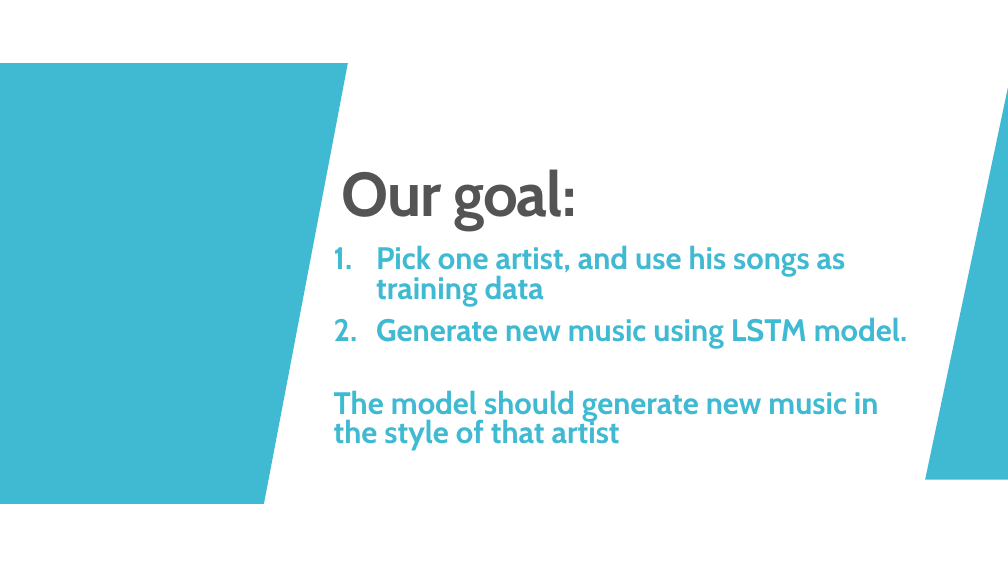
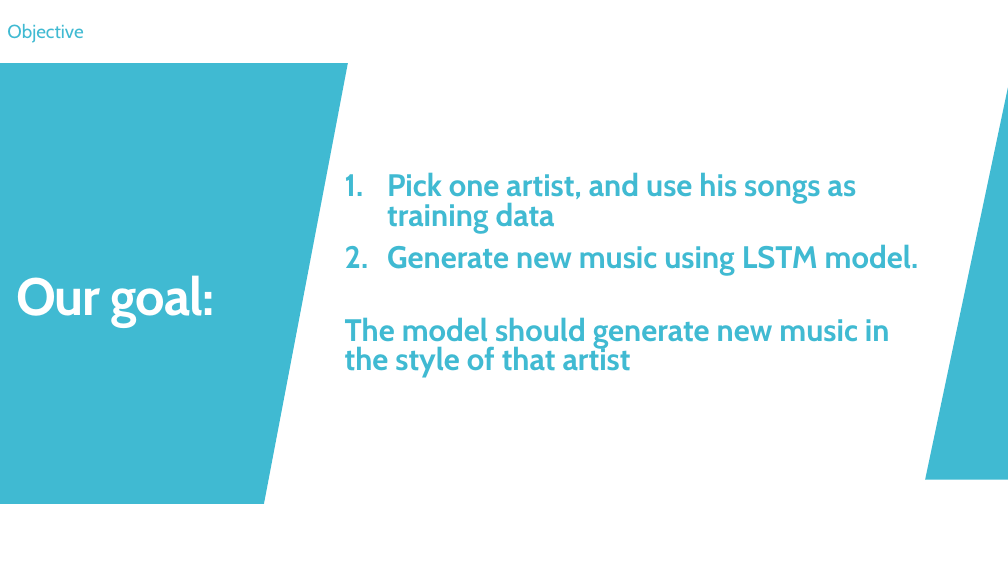
Before and after one commit to mawuliadjei/neuralnetmusicprediction, a slide deck: slide 3 of Generating music with LSTM.pptx. Drawn at 1008x567 pixels with LibreOffice and Linux fonts; fonts in the diff are those of the drawing. Boxes give left, top, right and bottom in pixels: in the first picture for what was removed or moved away, otherwise in the second. Text is boxed around its words. In the diff, an @@ line names an element or a change of style, - is before the commit and + after.

```diff
--- a/Generating music with LSTM.pptx
+++ b/Generating music with LSTM.pptx
@@ text added at box(7, 24, 83, 43), 18 pt, text #40BAD2 @@
+Objective
@@ subtitle "Pick one artist, and use ...": place and size @@
-subtitle "Pick one artist, and use ..." at box(334, 245, 908, 451)
+subtitle "Pick one artist, and use ..." at box(345, 172, 919, 378)
@@ text "Our goal:": place and size @@
-text "Our goal:" at box(341, 169, 576, 229)
+text "Our goal:" at box(16, 275, 215, 327)
@@ text "Our goal:" at box(16, 275, 215, 327): size 59 to 50 pt, text colour #545454 to #FFFFFF @@
```
Also in this commit, not shown: 4 other slides changed, 21 slides added, 8 slides removed.
